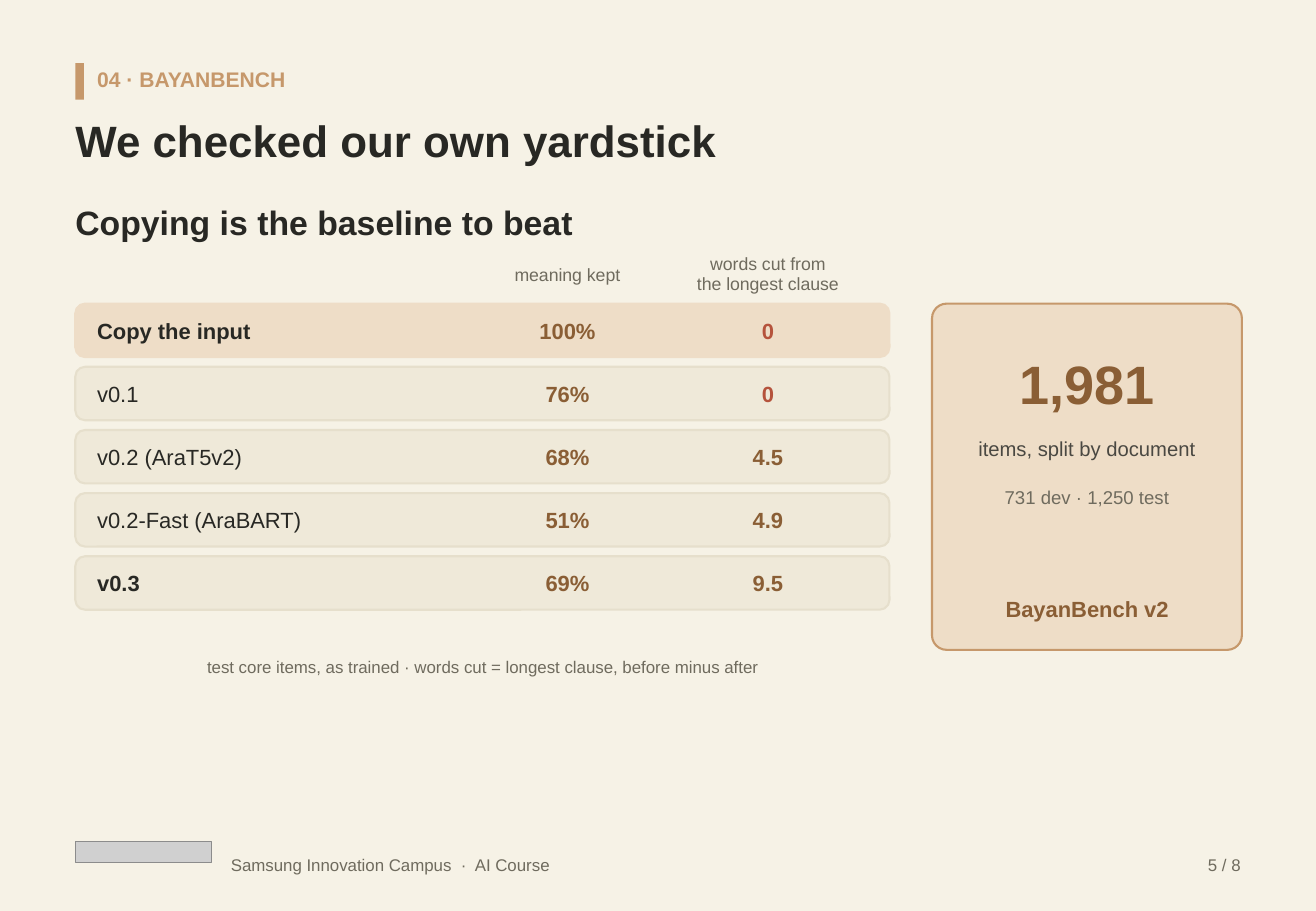
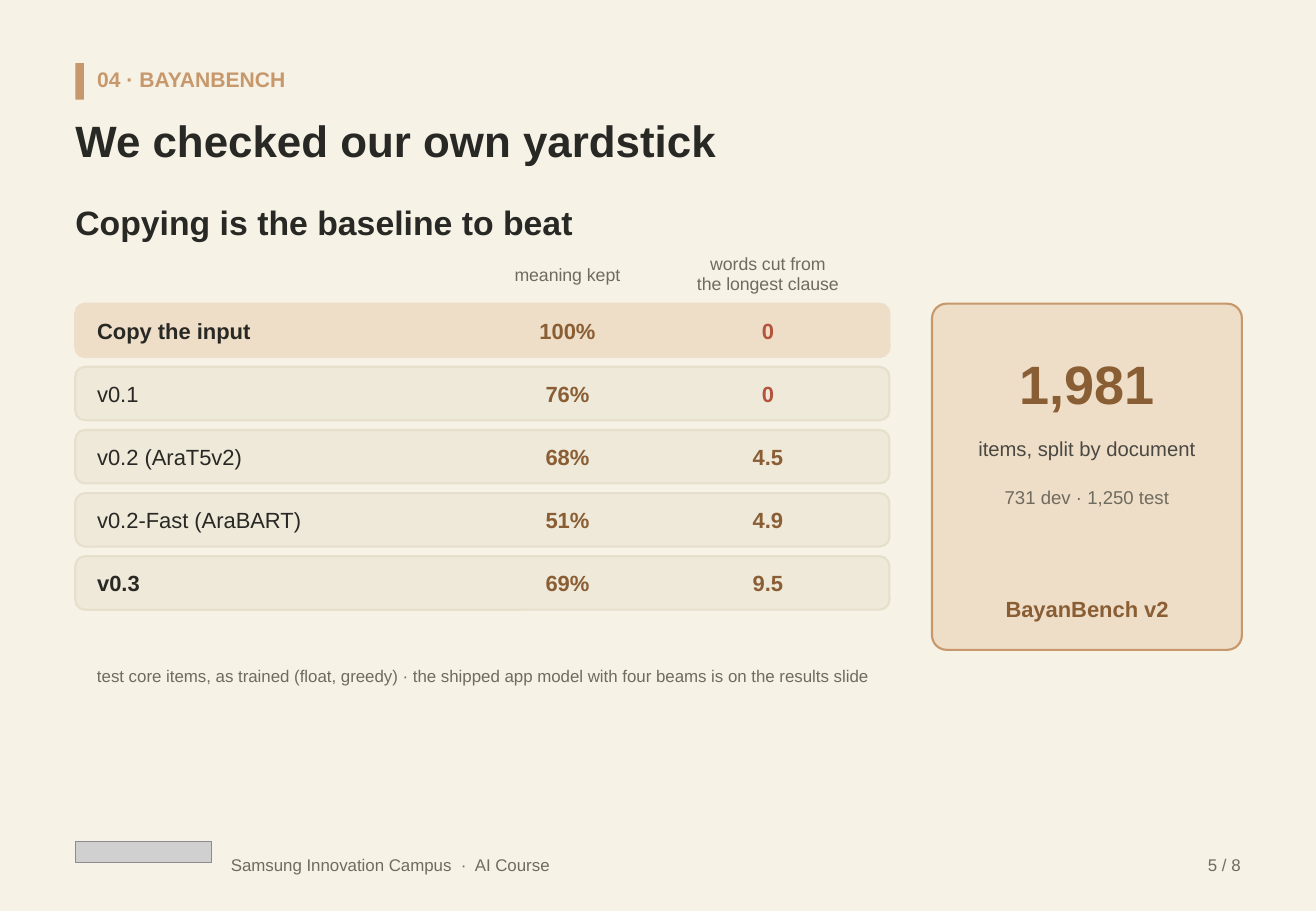
Before and after one commit to Cogni-Libya/Bayan, a slide deck: slide 11 of deliverables/04_presentation/Bayan_Submission.pptx. Drawn at 1316x911 pixels with LibreOffice and Linux fonts; fonts in the diff are those of the drawing; grey boxes stand for pictures. Boxes give left, top, right and bottom in pixels: in the first picture for what was removed or moved away, otherwise in the second. Text is boxed around its words. In the diff, an @@ line names an element or a change of style, - is before the commit and + after.

Commit message:
Both decks: SIC Enabling People closer and report-alignment fixes
Add the template's closing slide to the presenting HTML and the
submission pptx, point the scatter at the report's 82%/5.2, bridge the
as-trained vs shipped scores, and soften the scope chip for tashkeel.

```diff
--- a/deliverables/04_presentation/Bayan_Submission.pptx
+++ b/deliverables/04_presentation/Bayan_Submission.pptx
@@ text at (97,670,869,686): text changed @@
-test core items, as trained · words cut = longest clause, before minus after
+test core items, as trained (float, greedy) · the shipped app model with four beams is on the results slide
```
Also in this commit, not shown: 3 other slides changed, 1 slide added, 10 other files.
